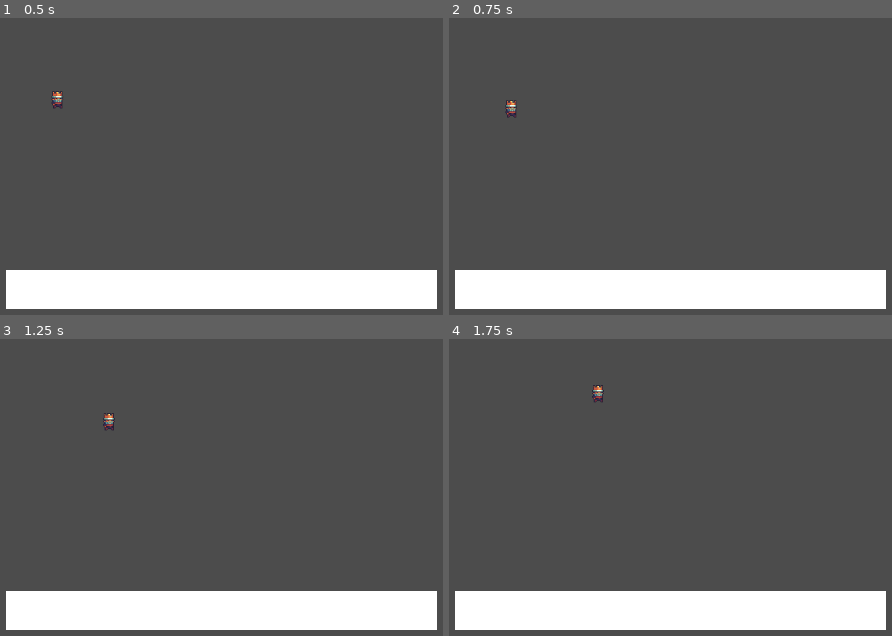
Above: before the commit, frames 1-4 (two rows, left to right).
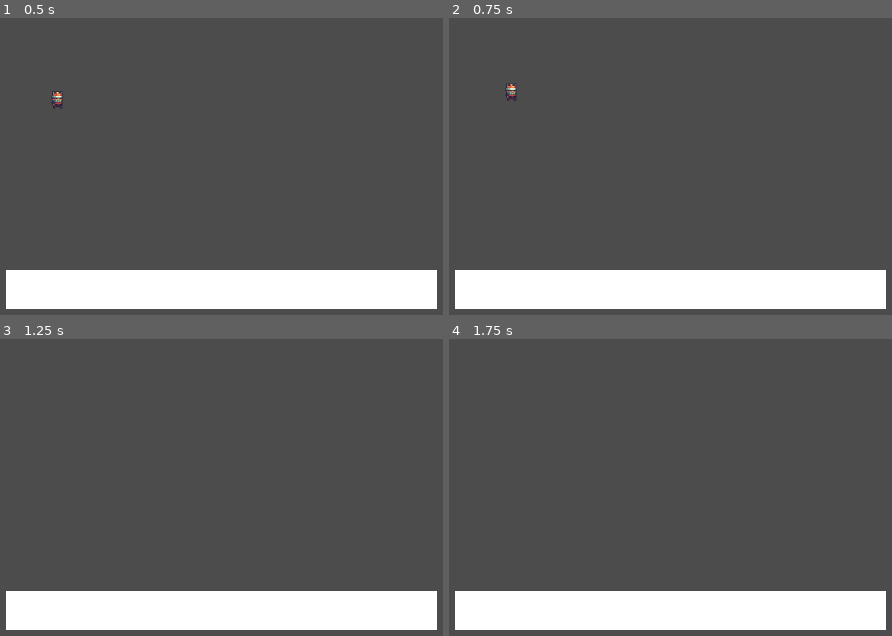
Above: after the commit, the same moments.

Repository: wusca/a-terrible-game
Game: Godot game, scene res://Scenes/Stage.tscn
The game is run twice, just before and just after one commit, with the same random seed, the same clock (stepped at 60 frames per second) and the same inputs.
Inputs:
- Up to frame 1 (0.5 s): no input
- Up to frame 2 (0.75 s): hold D (move_right) from 0.53 s (still down); tap Up (jump) at 0.6 s
- Up to frame 3 (1.25 s): keep holding D (move_right); tap Up (jump) at 0.77, 1.07 s
- Up to frame 4 (1.75 s): tap Enter at 1.25 s; release D (move_right) at 1.28 s; hold A (move_left) from 1.28 s (still down); tap Up (jump) at 1.35, 1.52 s

Frame 1 is identical in both runs. In frame 2, 0.2% of the frame differs, in the area x 12-16%, y 22-34%; in frame 3, 0.1%; in frame 4, 0.1%.

Commit message:
Conformed to code standards

Diff:
--- a/Code/Player/Player.gd
+++ b/Code/Player/Player.gd
@@ -3,18 +3,18 @@
 var velocity = Vector2(0, 0)
 
 func _process(delta):
-	handle_input()
-	run_physics()
+	handleInput()
+	runPhysics()
 
 #input
-func handle_input():
+func handleInput():
 	if (Input.is_action_pressed("move_left")):
 		velocity.x -= 5
 	if (Input.is_action_pressed("move_right")):
 		velocity.x += 5
 
-	if (Input.is_action_just_released("jump")):
-		velocity.y -= 64
+	if (Input.is_action_just_pressed("jump")):
+		velocity.y -= 200
 
 
 # Physics stuff
@@ -26,7 +26,7 @@
 	#slow me down, chappi
 	velocity *= 0.99
 
-func run_physics():
+func runPhysics():
 	gravity()
 	move_and_slide(velocity)
 	decel()
--- a/project.godot
+++ b/project.godot
@@ -22,6 +22,7 @@
 [display]
 
 window/stretch/mode="2d"
+window/stretch/aspect="expand"
 
 [input]
 
